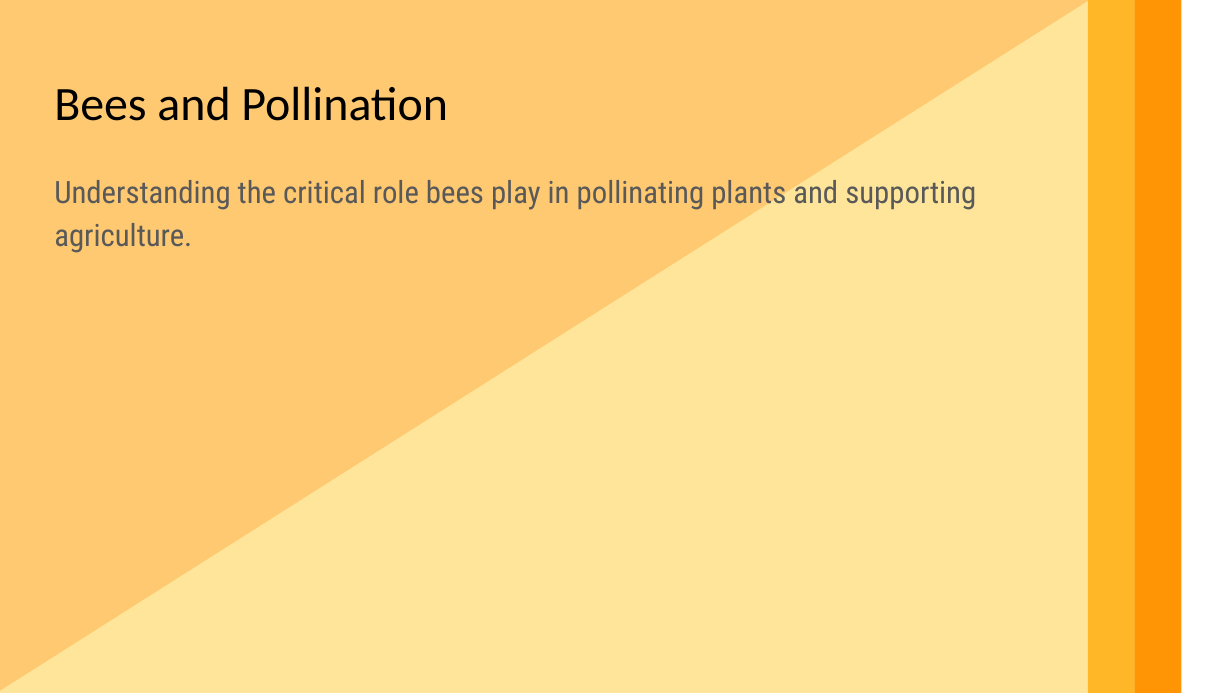
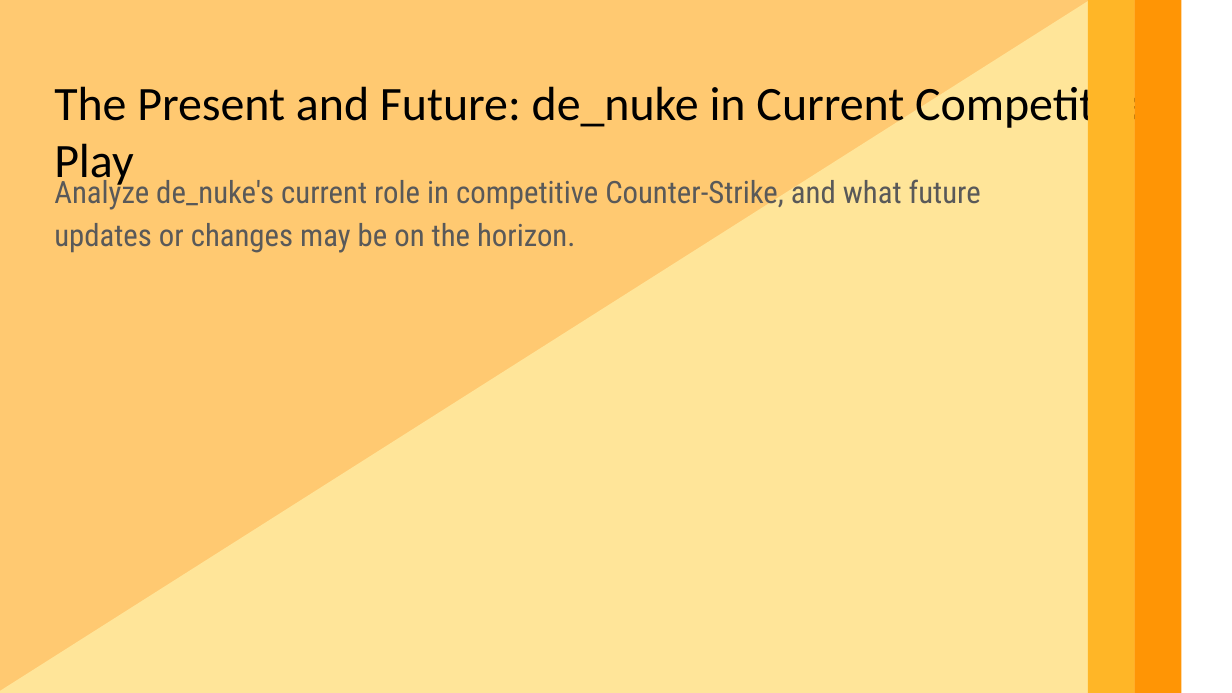
Before and after one commit to jeremyvet/ai-slides, a slide deck: slide 16 of cool.pptx (slide 4 before the commit). Drawn at 1232x693 pixels with LibreOffice and Linux fonts; fonts in the diff are those of the drawing. Boxes give left, top, right and bottom in pixels: in the first picture for what was removed or moved away, otherwise in the second. Text is boxed around its words. In the diff, an @@ line names an element or a change of style, - is before the commit and + after.

```diff
--- a/cool.pptx
+++ b/cool.pptx
@@ text at <box>54,80,1151,132</box>: text changed @@
-Bees and Pollination
+The Present and Future: de_nuke in Current Competitive Play
@@ text at <box>54,176,981,253</box>: text changed @@
-Understanding the critical role bees play in pollinating plants and supporting agriculture.
+Analyze de_nuke's current role in competitive Counter-Strike, and what future updates or changes may be on the horizon.
```
Also in this commit, not shown: 1 other slide changed, 16 slides added, 9 slides removed, 2 other files.
